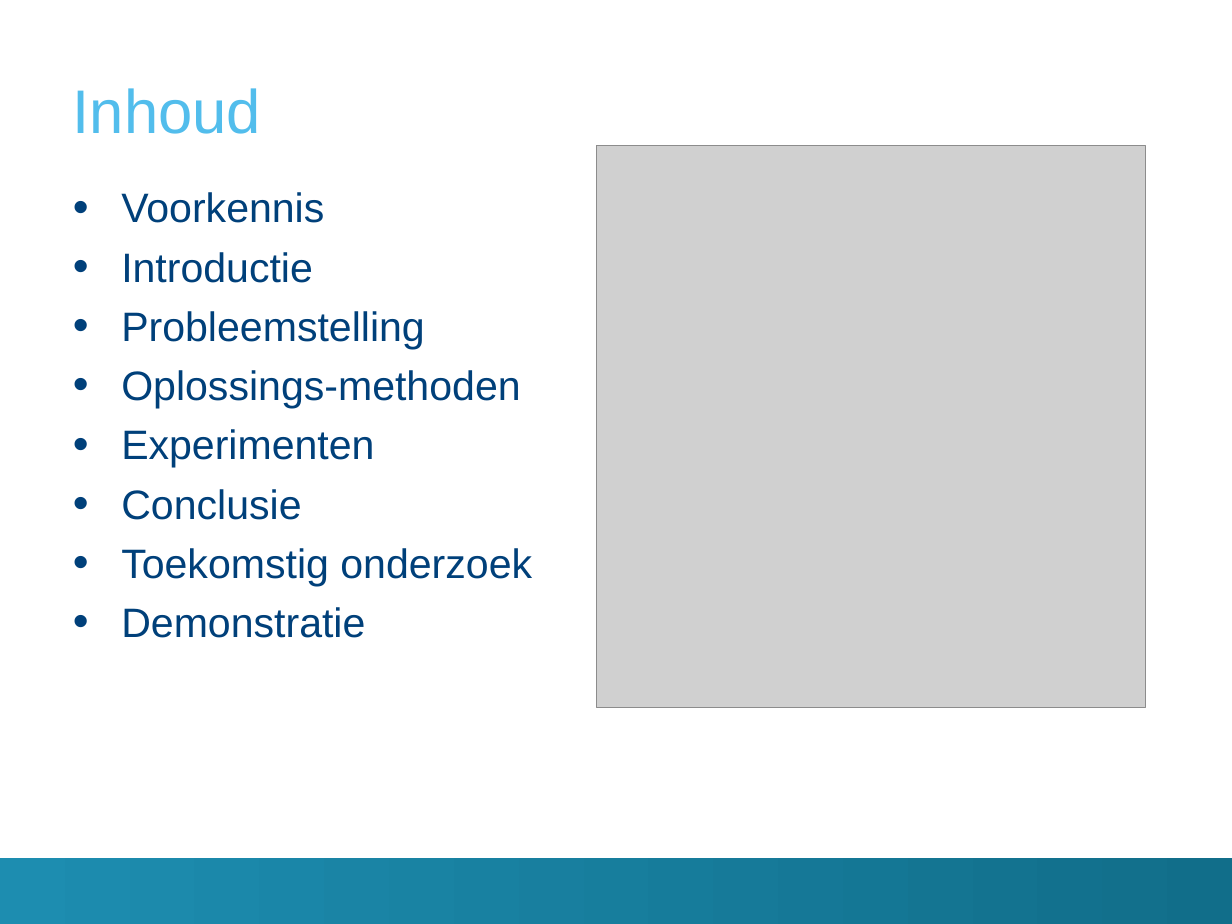
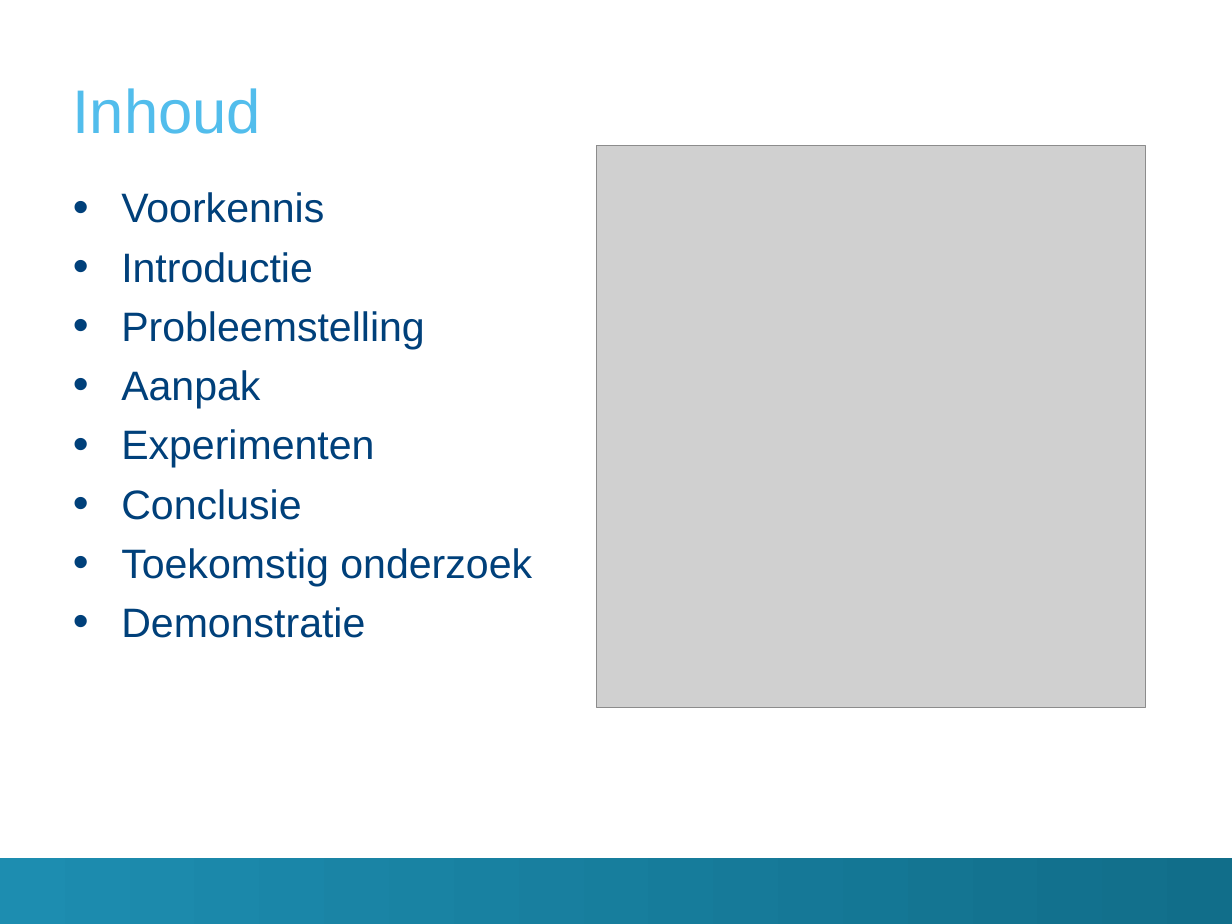
Before and after one commit to TomDeGroote/Bachelorproef, a slide deck: slide 2 of Paper/Finale Presentatie/presentatie.pptx. Drawn at 1232x924 pixels with LibreOffice and Linux fonts; fonts in the diff are those of the drawing; grey boxes stand for pictures; background and template pictures are left out. Boxes give left, top, right and bottom in pixels: in the first picture for what was removed or moved away, otherwise in the second. Text is boxed around its words. In the diff, an @@ line names an element or a change of style, - is before the commit and + after.

```diff
--- a/Paper/Finale Presentatie/presentatie.pptx
+++ b/Paper/Finale Presentatie/presentatie.pptx
@@ text at box(121, 370, 260, 408): text changed @@
-• Oplossings-methoden
+• Aanpak
```
Also in this commit, not shown: 1 other slide changed, 1 slide added, 1 slide removed, 5 other files.
